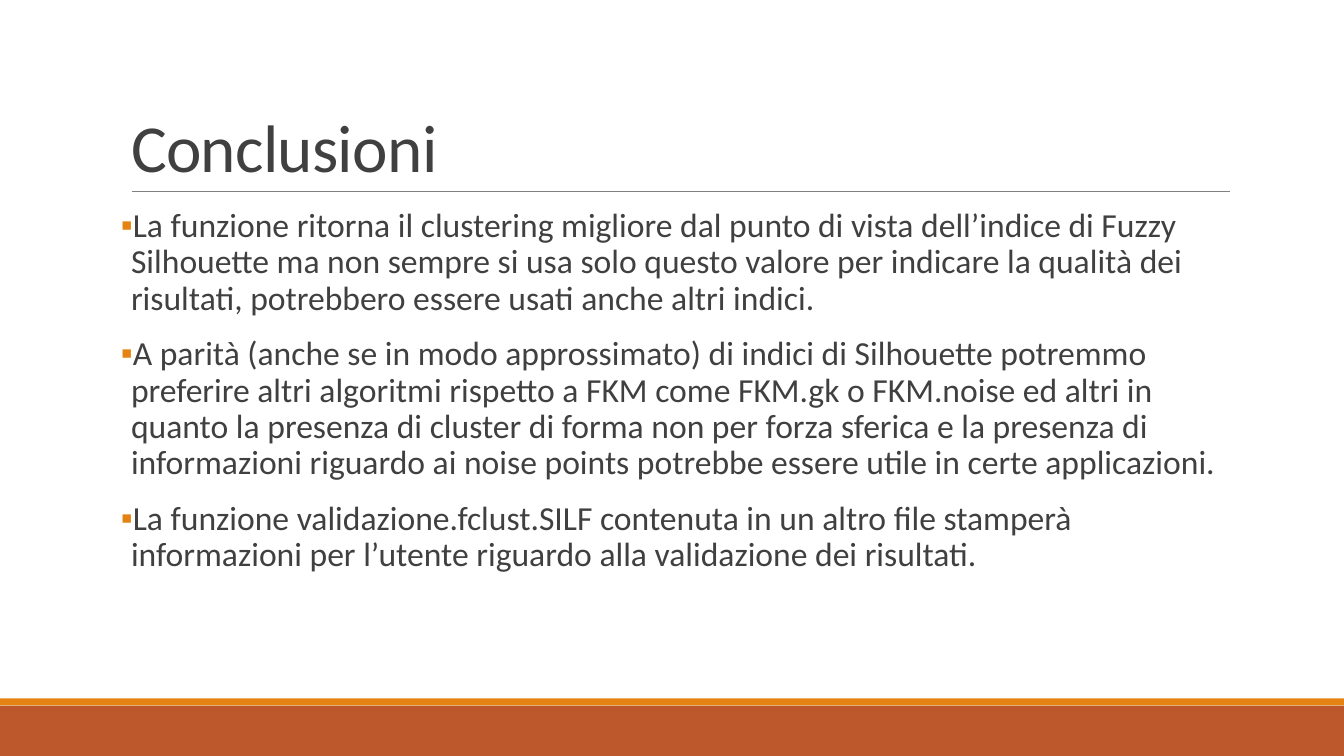
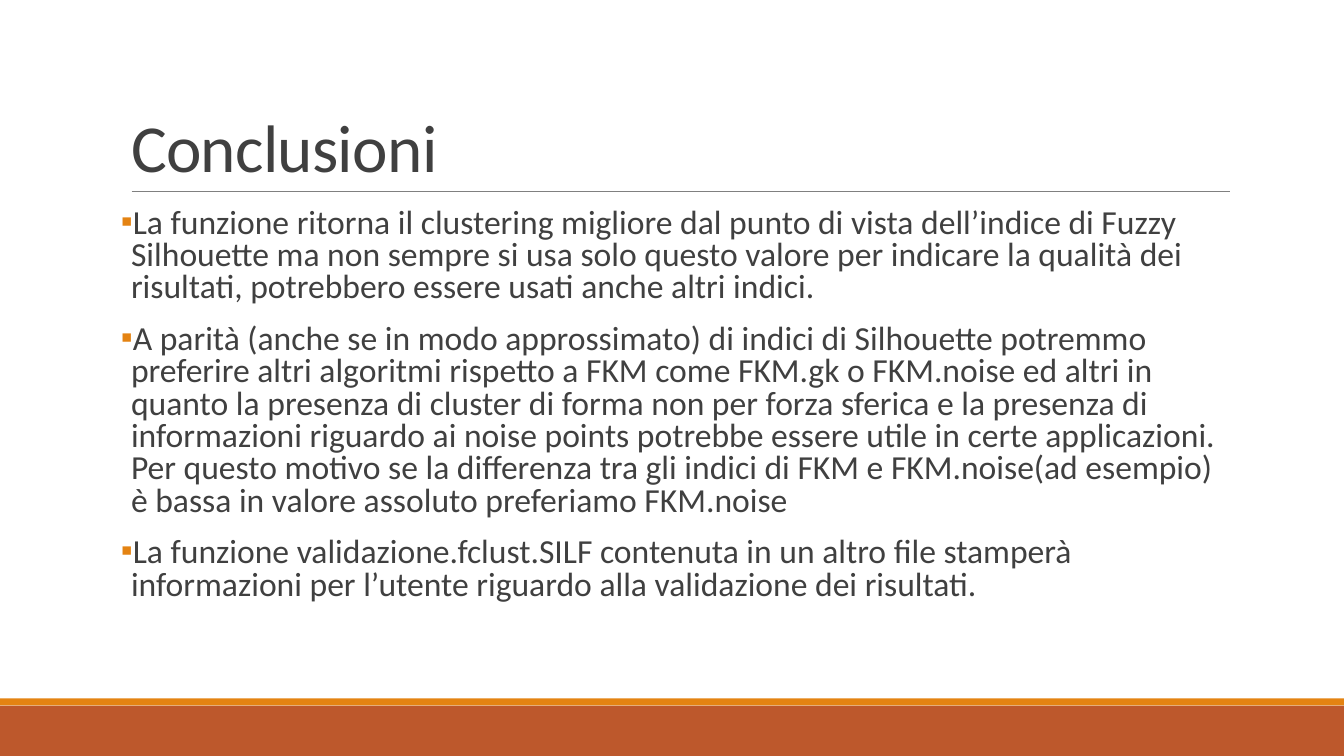
Before and after one commit to Gallo00/progettoDM, a slide deck: slide 39 of relazione.pptx. Drawn at 1344x756 pixels with LibreOffice and Linux fonts; fonts in the diff are those of the drawing. Boxes give left, top, right and bottom in pixels: in the first picture for what was removed or moved away, otherwise in the second. Text is boxed around its words. In the diff, an @@ line names an element or a change of style, - is before the commit and + after.

```diff
--- a/relazione.pptx
+++ b/relazione.pptx
@@ text at [131, 210, 1182, 602]: line spacing 0.9 to 0.8 @@
@@ text at [131, 325, 1214, 518]: text changed @@
-▪ A parità (anche se in modo approssimato) di indici di Silhouette potremmo preferire altri algoritmi rispetto a FKM come FKM.gk o FKM.noise ed altri in quanto la presenza di cluster di forma non per forza sferica e la presenza di informazioni riguardo ai noise points potrebbe essere utile in certe applicazioni.
+▪ A parità (anche se in modo approssimato) di indici di Silhouette potremmo preferire altri algoritmi rispetto a FKM come FKM.gk o FKM.noise ed altri in quanto la presenza di cluster di forma non per forza sferica e la presenza di informazioni riguardo ai noise points potrebbe essere utile in certe applicazioni.
+  Per questo motivo se la differenza tra gli indici di FKM e FKM.noise(ad esempio) è bassa in valore assoluto preferiamo FKM.noise
```
Also in this commit, not shown: 1 other slide changed, 6 other files.
